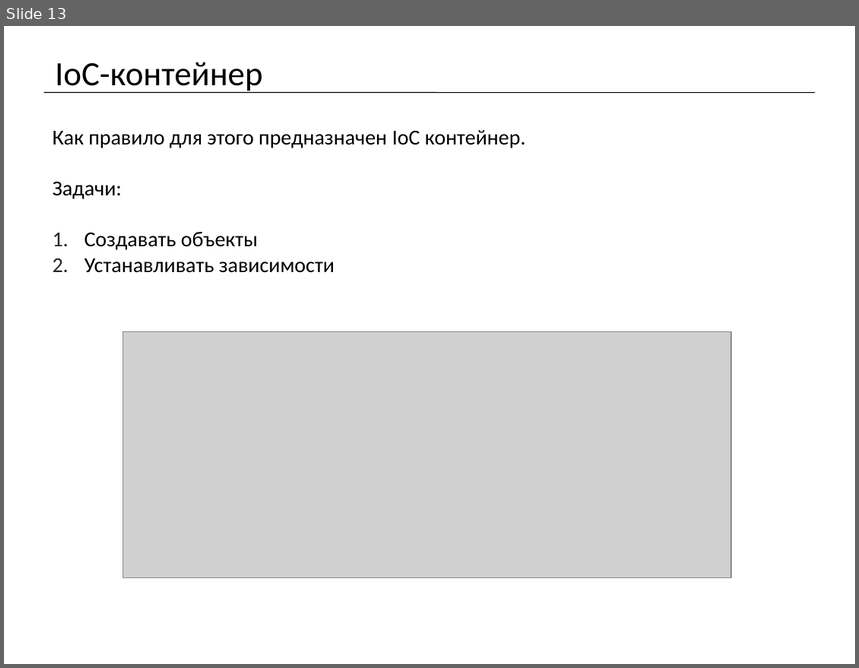
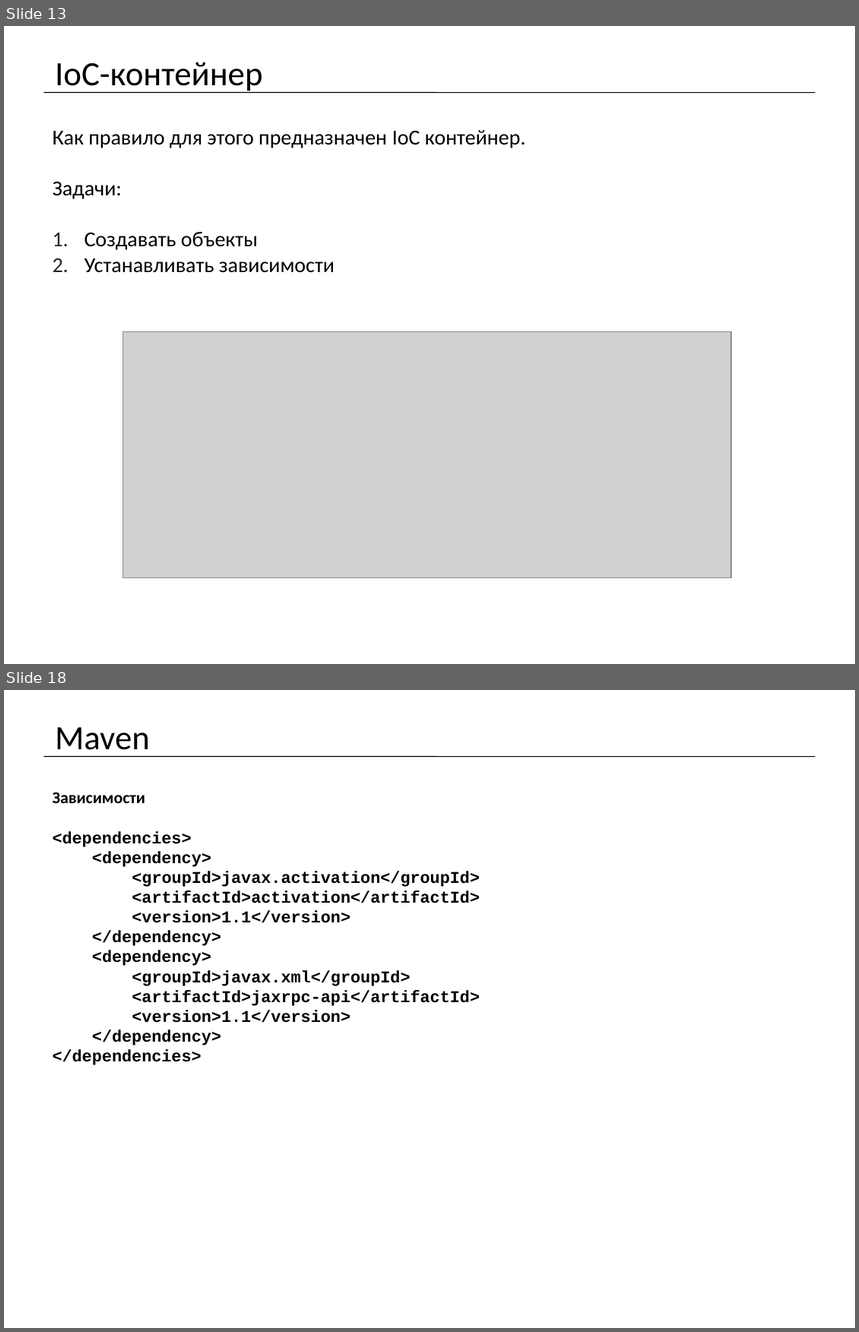
Before and after one commit to mrdekk/j2ee_course, a slide deck: lectures/j2ee. Lecture 1.pptx. Shown one above the other, each under a label of ours: slide 13 before the commit, slides 13 and 18 after it; the slides between them are not shown. The pictures are 859x668 and 859x1332 pixels, drawn with LibreOffice and Linux fonts; fonts in the diff are those of the drawing; grey boxes stand for pictures. Boxes give left, top, right and bottom in pixels: in the first picture for what was removed or moved away, otherwise in the second. Text is boxed around its words. In the diff, an @@ line names an element or a change of style, - is before the commit and + after.

Commit message:
change: лекция №1 add: проект maven + spring для лекции №1 add: скриншоты некоторых операций по созданию maven проекта с поддержкой spring и запуска его change: .gitignore файл для исключения папки target проектов spring из индекса

```diff
--- a/lectures/j2ee. Lecture 1.pptx
+++ b/lectures/j2ee. Lecture 1.pptx
@@ slide 18 added at (x1=4, y1=690, x2=855, y2=1328), background #FFFFFF @@
@@ title added at (x1=55, y1=727, x2=150, y2=757), 28.8 pt, text #000000 @@
+Maven
@@ line added from (44, 756) to (815, 756), #000000 0.75 pt @@
@@ text added at (x1=53, y1=792, x2=480, y2=1065), 14 pt, text #000000, bold @@
+Зависимости
+<dependencies>
+<dependency>
+<groupId>javax.activation</groupId>
+<artifactId>activation</artifactId>
+<version>1.1</version>
+</dependency>
+<dependency>
+<groupId>javax.xml</groupId>
+<artifactId>jaxrpc-api</artifactId>
+<version>1.1</version>
+</dependency>
+</dependencies>
```
Also in this commit, not shown: 1 slide changed, 9 other slides added, 21 other files.
